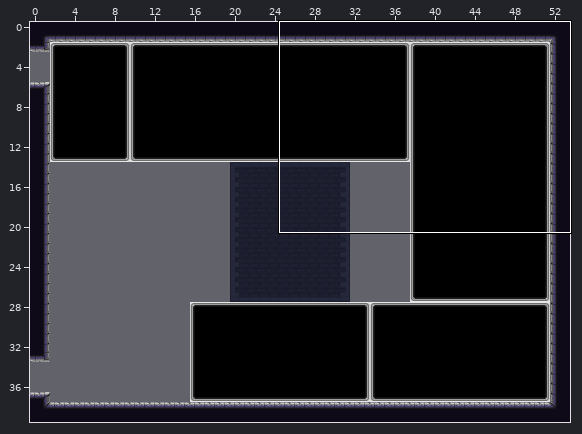
Tiled map: Assets/maps/HubRooms/6 - Queen's Spire/Boss room maybe-F1.tmx. Above, an overview of the earlier version with the close-up marked.
Close-up. Earlier state:
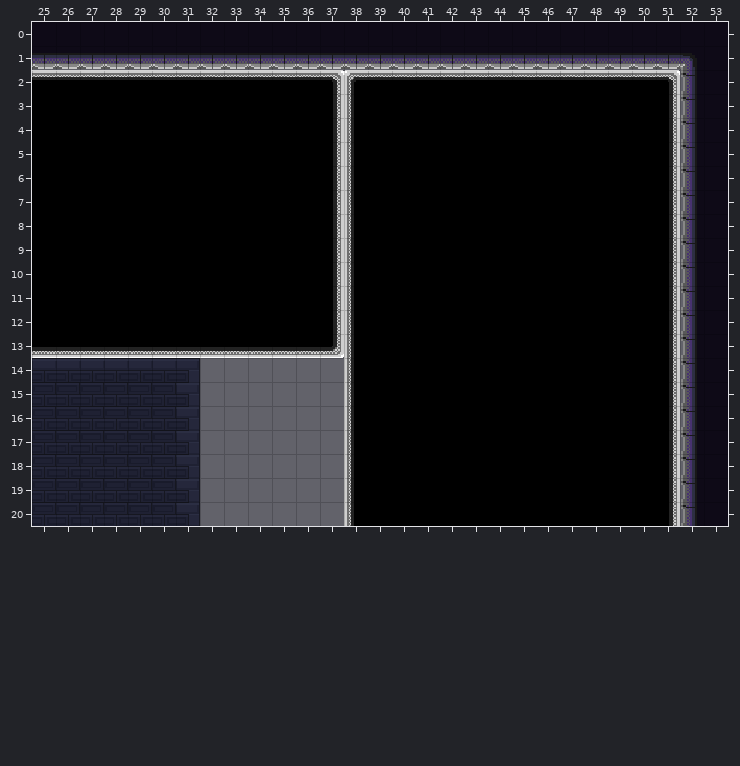
Cells are 16x16 px. Shown: x 25..53, y 0..20. The commit also changed other parts of the map, which this record leaves out.
The result:
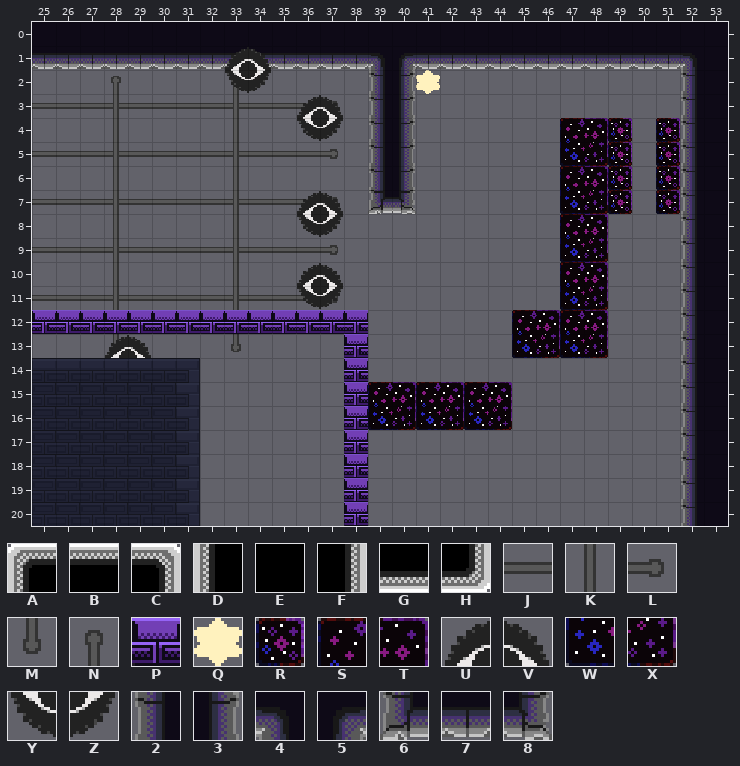
Key: from "Memory world tileset": A 0, B 1, C 2, D 5, E 6, F 7, G 11, H 12; from "PlaceholderSprites": J 13, K 13 turned 270, L 14, M 14 flipped on the diagonal, N 14 turned 270, P 28, Q 41, R 61, S 79, T 80, U 83, V 84, W 94, X 95, Y 98, Z 99; from "jail_block": 2 8, 3 10, 4 11, 5 12, 6 16, 7 17, 8 18.
_ is an empty cell.
Tiles replaced or removed in this view: 7, A, B, C, D, E, F, G, H.
Edits made:
Changed rows in their new state; . is an unchanged cell.
Layer "bkg_far":
first column x 25:
 2 ___________________________
 3 JJJJJJJJJJJJL______________
 4 ___________________________
 5 JJJJJJJJJJJJL______________
 6 ___________________________
 7 JJJJJJJJJJJJL______________
 8 ___________________________
 9 JJJJJJJJJJJJL______________
10 ___________________________
11 JJJJJJJJJJJJL______________
12 ___________________________
13 ___________________________
14 .............______________
15 .............______________
16 .............______________
17 .............______________
18 .............______________
19 .............______________
20 .............______________
Layer "bkg_close":
first column x 28:
 2 N....N
 3 K....K
 4 K....K
 5 K....K
 6 K....K
 7 K....K
 8 K....K
 9 K....K
10 K....K
11 K....K
13 M....M
Layer "onoff2-defaulton(purple)":
first column x 25:
12 PPPPPPPPPPPPPP
13 .............P
14 .............P
15 .............P
16 .............P
17 .............P
18 .............P
19 .............P
20 .............P
Layer "ground":
first column x 28:
 1 ...........45...........
 2 ...........23Q..........
 3 ........UV.23...........
 4 ........YZ.23......STR.R
 5 ...........23......WXR.R
 6 ...........23......STR.R
 7 ........UV.68......WXR.R
 8 ........YZ.........ST...
 9 ...................WX...
10 ........UV.........ST...
11 ........YZ.........WX...
12 .................STST...
13 UV...............WXWX...
15 ...........STSTST.......
16 ...........WXWXWX.......
Layer "foreground":
first column x 33:
 1 UV
 2 YZ
